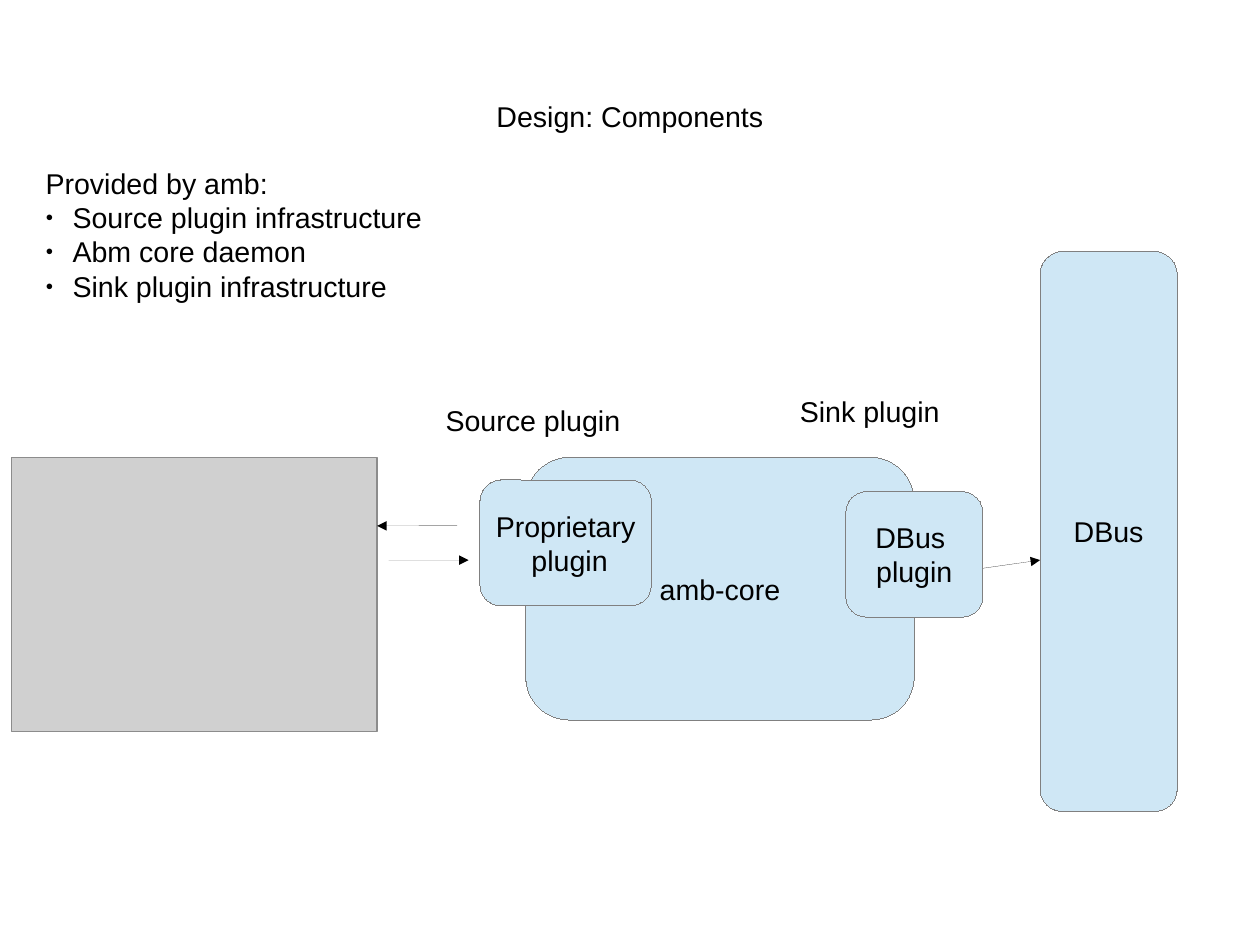
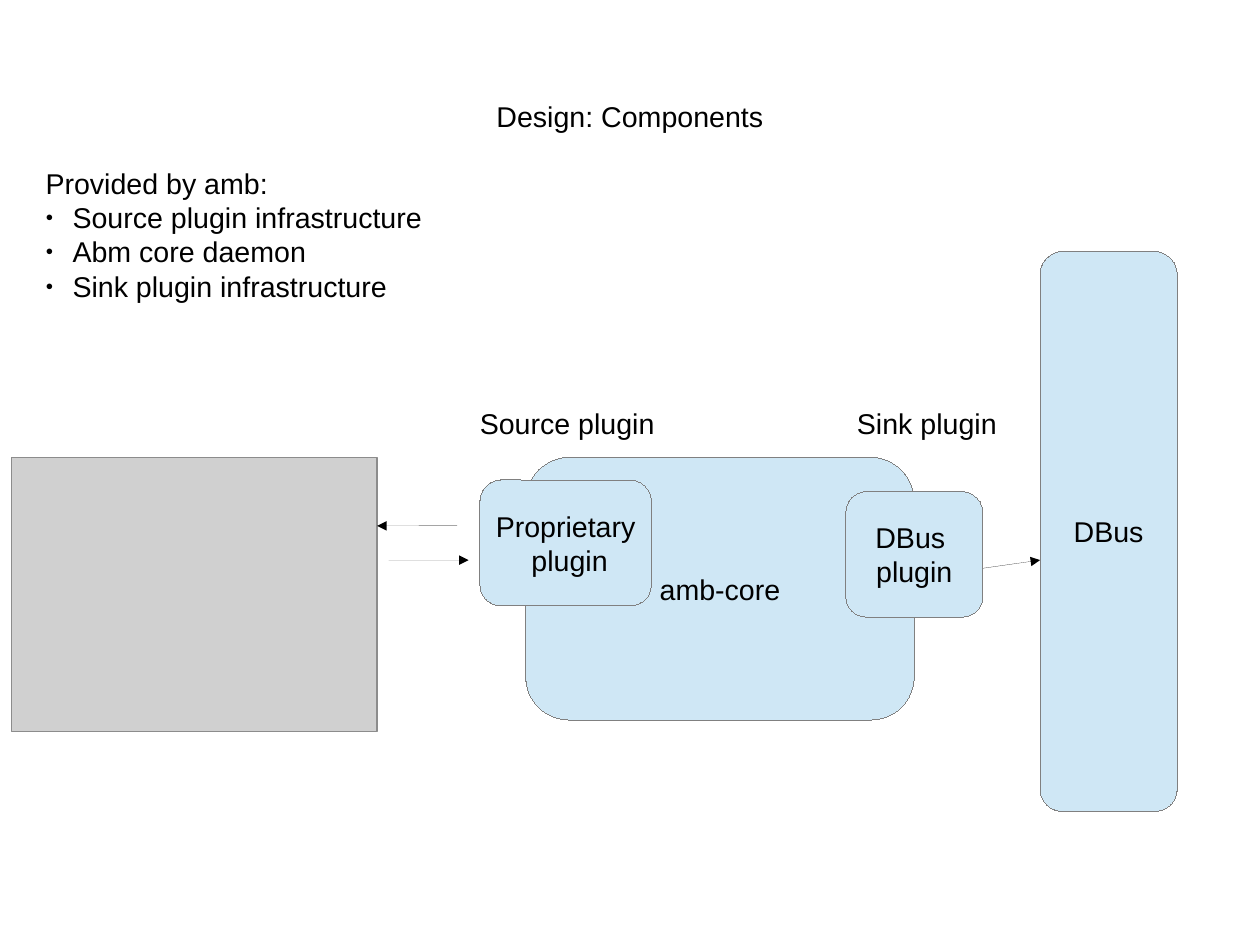
Before and after one commit to otcshare/automotive-message-broker, a slide deck: slide 3 of automotive-message-broker.odp. Drawn at 1260x945 pixels with LibreOffice and Linux fonts; fonts in the diff are those of the drawing; grey boxes stand for pictures. Boxes give left, top, right and bottom in pixels: in the first picture for what was removed or moved away, otherwise in the second. Text is boxed around its words. In the diff, an @@ line names an element or a change of style, - is before the commit and + after.

Commit message:
plugins load ftw

```diff
--- a/automotive-message-broker.odp
+++ b/automotive-message-broker.odp
@@ text "Source plugin": place and size @@
-text "Source plugin" at box(446, 410, 620, 437)
+text "Source plugin" at box(480, 413, 654, 439)
@@ text "Sink plugin": place and size @@
-text "Sink plugin" at box(800, 401, 939, 428)
+text "Sink plugin" at box(857, 413, 996, 439)
```
Also in this commit, not shown: 2 other files.
